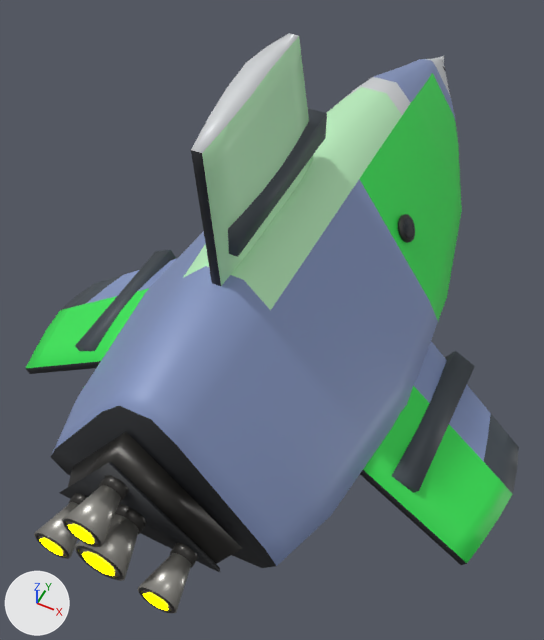
The glTF model ThoriumGap_JS/models/Ship_Standard_5.glb, before and after one commit.
The view is the same before and after, from a 50 mm lens placed at (2.06, -5.23, 5.01), pointed at (-0.03, -1.05, -0.22). Lighting does not change. The marker at lower left points along +X, +Y and +Z. The picture after the commit comes second. Where no turn or scale is listed for an object, it has been applied to the vertices.

Script lines for the objects in view, before the commit:
```python
ob_enginebell_dorsal_burnishednozzle = bpy.data.objects.new('EngineBell_Dorsal_BurnishedNozzle', me_enginebell_dorsal_burnishednozzle_mesh)
ob_enginebell_dorsal_burnishednozzle.location = (-0.05, -3.6, 0.4)
ob_engineemitter = bpy.data.objects.new('EngineEmitter', me_engineemitter)
ob_engineemitter.location = (0.0, 0.0, 0.0)
ob_fuselage_roundedtriangletrifoldbody = bpy.data.objects.new('Fuselage_RoundedTriangleTriFoldBody', me_fuselage_roundedtriangletrifoldbody_mesh)
ob_fuselage_roundedtriangletrifoldbody.location = (0.0, 0.0, 0.0)
ob_nose_roundedtriangletaperedforwardsection = bpy.data.objects.new('Nose_RoundedTriangleTaperedForwardSection', me_nose_roundedtriangletaperedforwardsection_mesh)
ob_nose_roundedtriangletaperedforwardsection.location = (0.0, 0.0, 0.0)
ob_wing_dorsal_trifoldcornerbladepaintedmesh = bpy.data.objects.new('Wing_Dorsal_TriFoldCornerBladePaintedMesh', me_wing_dorsal_trifoldcornerbladepaintedmesh_mesh)
ob_wing_dorsal_trifoldcornerbladepaintedmesh.location = (0.0, 0.0, 0.0)
ob_wing_lowerleft_trifoldcornerbladepaintedmesh = bpy.data.objects.new('Wing_LowerLeft_TriFoldCornerBladePaintedMesh', me_wing_lowerleft_trifoldcornerbladepaintedmesh_mesh)
ob_wing_lowerleft_trifoldcornerbladepaintedmesh.location = (0.0, 0.0, 0.0)
ob_wing_lowerright_trifoldcornerbladepaintedmesh = bpy.data.objects.new('Wing_LowerRight_TriFoldCornerBladePaintedMesh', me_wing_lowerright_trifoldcornerbladepaintedmesh_mesh)
ob_wing_lowerright_trifoldcornerbladepaintedmesh.location = (0.0, 0.0, 0.0)
# also in view: 'WingRootSocket_LowerRight_IntegratedEmbeddedShoulder' at (1.61, -1.13, -0.69); 'EngineBell_Center_BurnishedNozzle' at (0.0, -3.6, 0.0); 'EngineBell_LowerRight_BurnishedNozzle' at (0.45, -3.6, -0.16); 'EngineBell_LowerLeft_BurnishedNozzle' at (-0.45, -3.6, -0.16); 'EngineBlock_AftTriFoldTrimFrame' at (0.0, -3.36, 0.2)
```
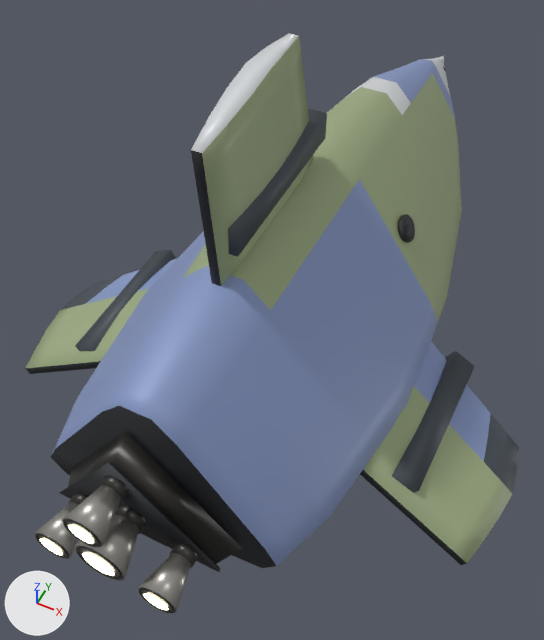
Pixel boxes (x1, y1, x2, y2) of what changed, in the pictures (544 x 640 px):
'Fuselage_RoundedTriangleTriFoldBody', recoloured (green to greyish green): (99, 78, 462, 472) in both
'Wing_Dorsal_TriFoldCornerBladePaintedMesh', recoloured (green to greyish green): (199, 35, 314, 286) in both
'Wing_LowerRight_TriFoldCornerBladePaintedMesh', recoloured (green to greyish green): (361, 384, 513, 565) in both
'Wing_LowerLeft_TriFoldCornerBladePaintedMesh', recoloured (green to greyish green): (25, 286, 151, 371) in both
'Nose_RoundedTriangleTaperedForwardSection', recoloured (green to greyish green): (425, 71, 458, 142) in both
'EngineEmitter', recoloured: (40, 525, 168, 610) in both

Diff of the bpy script that builds the scene:
```diff
--- a/ThoriumGap_JS/models/Ship_Standard_5.glb.py
+++ b/ThoriumGap_JS/models/Ship_Standard_5.glb.py
@@ mat_engineglow @@
 mat_engineglow.roughness = 1.0
-mat_engineglow.emission_color = (1.0, 1.0, 0.0)  # yellow #ffff00
+mat_engineglow.emission_color = (0.62, 0.57, 0.4)  # beige #cec7aa
 mat_engineglow.emission_strength = 5.0
@@ mat_ship_standardtrifoldfamily_heavyline_short_corner_blades_dorsal_saddle_and_keel_seed264964_paint_primary_graphitewithsafelime @@
 mat_ship_standardtrifoldfamily_heavyline_short_corner_blades_dorsal_saddle_and_keel_seed264964_paint_primary_graphitewithsafelime = principled_material('Ship_StandardTriFoldFamily_HeavyLine_short_corner_blades_dorsal_saddle_and_keel_Seed264964_Paint_Primary_GraphiteWithSafeLime')
-mat_ship_standardtrifoldfamily_heavyline_short_corner_blades_dorsal_saddle_and_keel_seed264964_paint_primary_graphitewithsafelime.base_color = (0.52, 0.9, 0.54)  # green #bff3c2
+mat_ship_standardtrifoldfamily_heavyline_short_corner_blades_dorsal_saddle_and_keel_seed264964_paint_primary_graphitewithsafelime.base_color = (0.33, 0.4, 0.22)  # greyish green #9baa81
 mat_ship_standardtrifoldfamily_heavyline_short_corner_blades_dorsal_saddle_and_keel_seed264964_paint_primary_graphitewithsafelime.metallic = 0.03
@@ mat_ship_standardtrifoldfamily_heavyline_short_corner_blades_dorsal_saddle_and_keel_seed264964_paint_secondary_graphitewithsafelime @@
 mat_ship_standardtrifoldfamily_heavyline_short_corner_blades_dorsal_saddle_and_keel_seed264964_paint_secondary_graphitewithsafelime = principled_material('Ship_StandardTriFoldFamily_HeavyLine_short_corner_blades_dorsal_saddle_and_keel_Seed264964_Paint_Secondary_GraphiteWithSafeLime')
-mat_ship_standardtrifoldfamily_heavyline_short_corner_blades_dorsal_saddle_and_keel_seed264964_paint_secondary_graphitewithsafelime.base_color = (0.035, 0.78, 0.09)  # green #35e555
+mat_ship_standardtrifoldfamily_heavyline_short_corner_blades_dorsal_saddle_and_keel_seed264964_paint_secondary_graphitewithsafelime.base_color = (0.33, 0.4, 0.22)  # greyish green #9baa81
 mat_ship_standardtrifoldfamily_heavyline_short_corner_blades_dorsal_saddle_and_keel_seed264964_paint_secondary_graphitewithsafelime.metallic = 0.03
```
